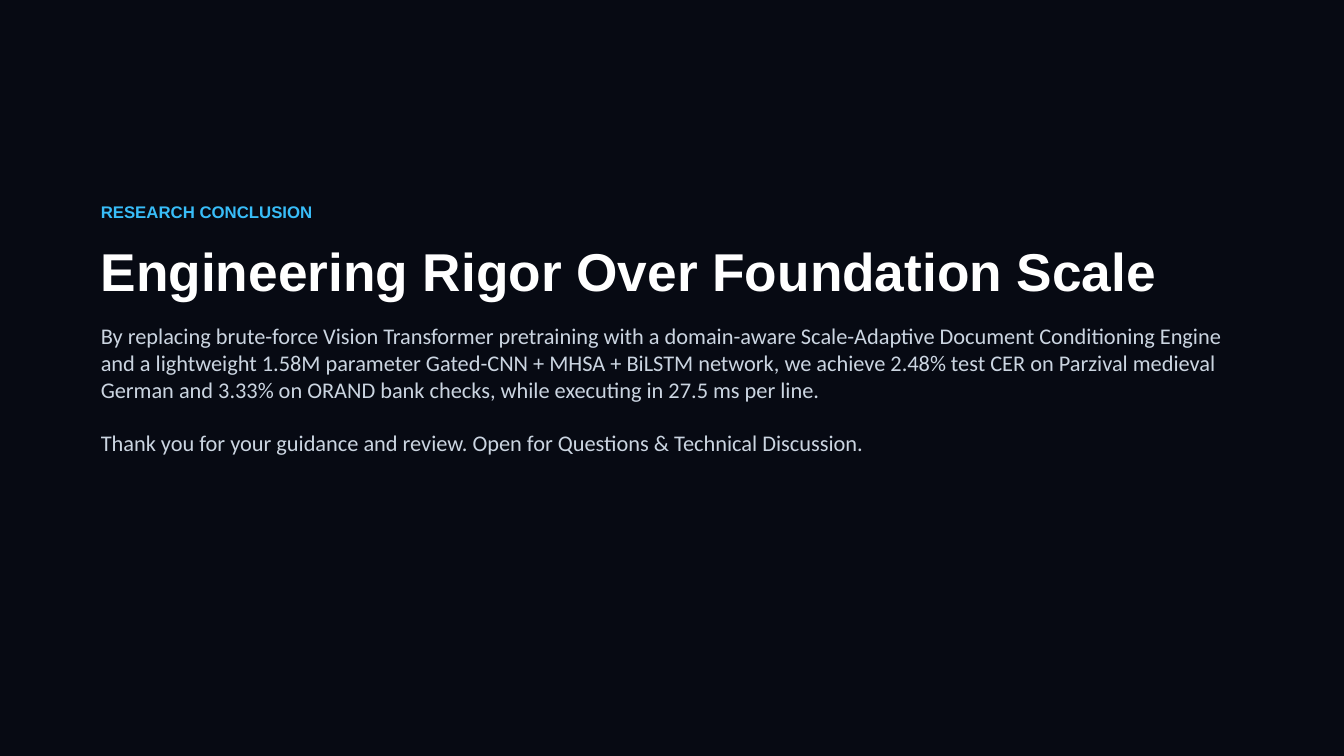
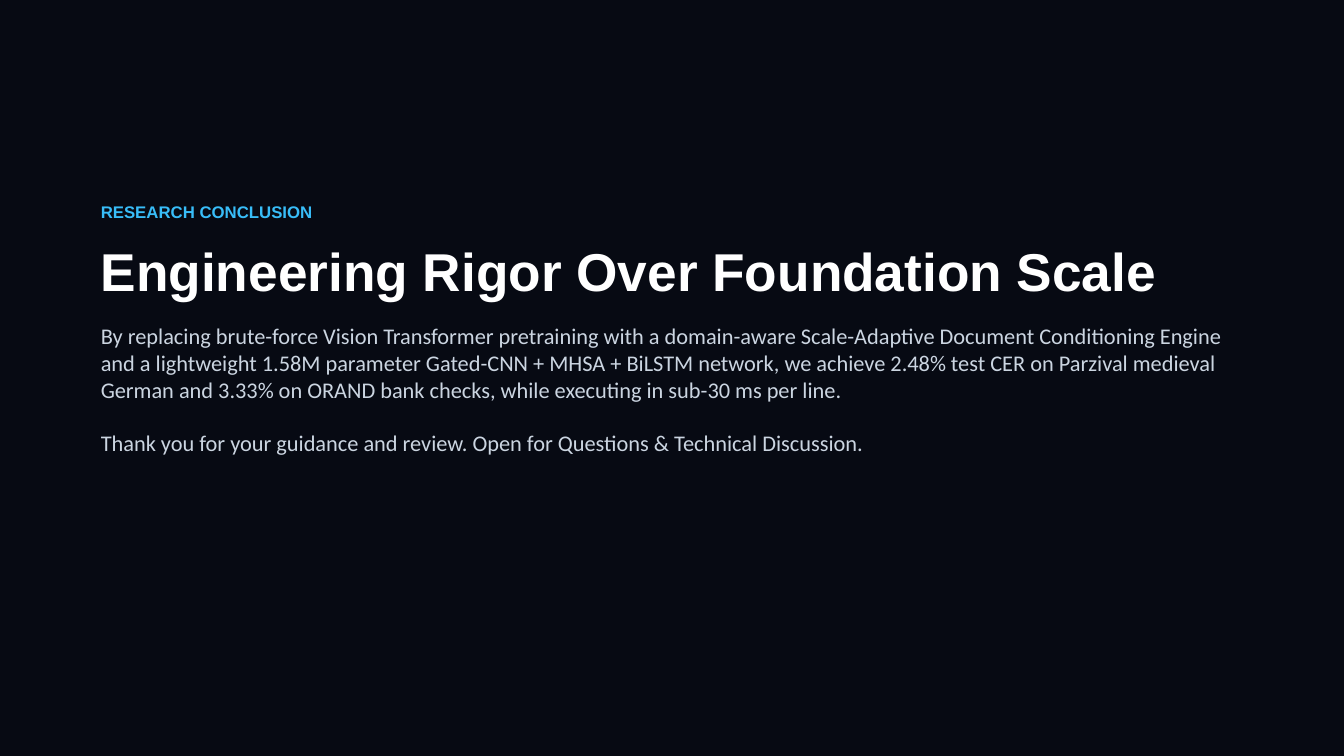
Before and after one commit to Balaji268268/HandwrittenTextRecognition, a slide deck: slide 14 of Handwritten_Text_Recognition_MNC_Keynote.pptx. Drawn at 1344x756 pixels with LibreOffice and Linux fonts; fonts in the diff are those of the drawing. Boxes give left, top, right and bottom in pixels: in the first picture for what was removed or moved away, otherwise in the second. Text is boxed around its words. In the diff, an @@ line names an element or a change of style, - is before the commit and + after.

```diff
--- a/Handwritten_Text_Recognition_MNC_Keynote.pptx
+++ b/Handwritten_Text_Recognition_MNC_Keynote.pptx
@@ text at (x1=101, y1=328, x2=1221, y2=455): text changed @@
-By replacing brute-force Vision Transformer pretraining with a domain-aware Scale-Adaptive Document Conditioning Engine and a lightweight 1.58M parameter Gated-CNN + MHSA + BiLSTM network, we achieve 2.48% test CER on Parzival medieval German and 3.33% on ORAND bank checks, while executing in 27.5 ms per line.
-Thank you for your guidance and review. Open for Questions & Technical Discussion.
+By replacing brute-force Vision Transformer pretraining with a domain-aware Scale-Adaptive Document Conditioning Engine and a lightweight 1.58M parameter Gated-CNN + MHSA + BiLSTM network, we achieve 2.48% test CER on Parzival medieval German and 3.33% on ORAND bank checks, while executing in sub-30 ms per line.
+Thank you for your guidance and review. Open for Questions & Technical Discussion.
```
Also in this commit, not shown: 9 other slides changed, 7 other files.
